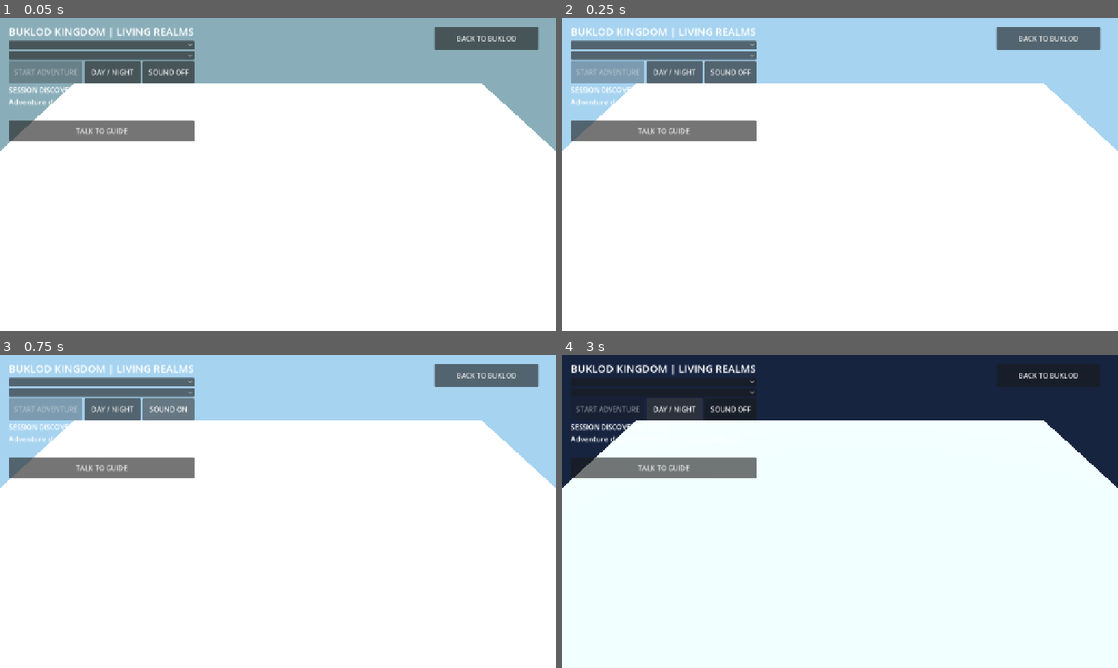
Above: before the commit, frames 1-4 (two rows, left to right).
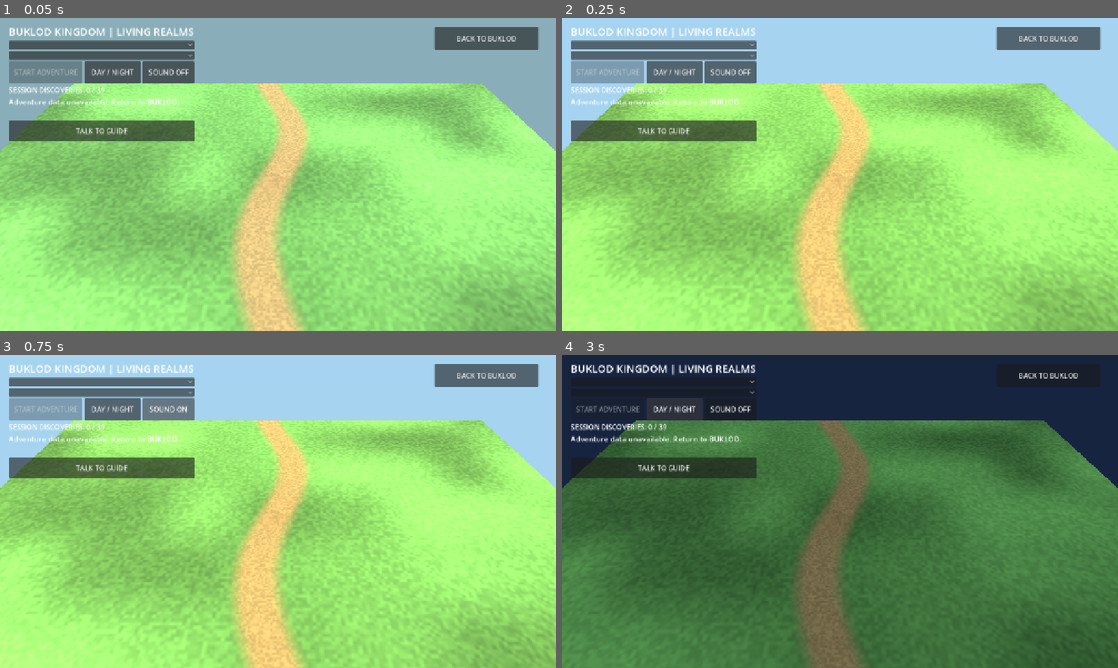
Above: after the commit, the same moments.

Repository: faust-0612/BUKLOD-Rork
Game: Godot game, scene res://scenes/LivingKingdom.tscn
The game is run twice, just before and just after one commit, with the same random seed, the same clock (stepped at 60 frames per second) and the same inputs. This scene is started directly instead of the project's main scene.
Inputs:
- Up to frame 1 (0.05 s): no input
- Up to frame 2 (0.25 s): no input
- Up to frame 3 (0.75 s): click "SOUND OFF" at 0.5 s
- Up to frame 4 (3 s): click "SOUND ON" at 1.25 s; click "TALK TO GUIDE" at 2 s; click "DAY / NIGHT" at 2.75 s

The runs differ from the first frame. In frame 1, 76% of the frame differs, in the area x 0-100%, y 20-100%; in frame 2, 76%; in frame 3, 76%; in frame 4, 76%.

Commit message:
feat(kingdom): original environment mesh and surface art, distinct silhouettes and live animation cues

Diff:
--- /dev/null
+++ b/godot/empire-arena/scripts/kingdom_original_environment.gd
@@ -0,0 +1,97 @@
+## Original procedural geometry. No image backdrop or imported prop required.
+extends Node3D
+var clock := 0.0
+var flow: MeshInstance3D
+var water: StandardMaterial3D
+var crystal_nodes: Array[MeshInstance3D] = []
+var palette := Color("#8bb976")
+func _material(color: Color, rough: float = 0.75, metallic: float = 0.0) -> StandardMaterial3D:
+    var mat := StandardMaterial3D.new()
+    mat.albedo_color = color
+    mat.roughness = rough
+    mat.metallic = metallic
+    return mat
+func _mesh(parent: Node3D, shape: Mesh, at: Vector3, mat: Material, scale_value: Vector3 = Vector3.ONE) -> MeshInstance3D:
+    var n := MeshInstance3D.new()
+    n.mesh = shape
+    n.position = at
+    n.material_override = mat
+    n.scale = scale_value
+    parent.add_child(n)
+    return n
+func _cone(radius: float, height: float, sides: int = 12) -> CylinderMesh:
+    var shape := CylinderMesh.new()
+    shape.top_radius = 0.04
+    shape.bottom_radius = radius
+    shape.height = height
+    shape.radial_segments = sides
+    return shape
+func _tree(at: Vector3, size: float, seed: int, winter: bool) -> void:
+    var trunk := CylinderMesh.new()
+    trunk.top_radius = 0.12
+    trunk.bottom_radius = 0.24
+    trunk.height = 2.8
+    trunk.radial_segments = 10
+    _mesh(self, trunk, at + Vector3(0, 1.4*size, 0), _material(Color("#6a4730")), Vector3.ONE*size)
+    for layer in range(3):
+        var col := Color("#d2e5ec") if winter else palette.darkened(0.23 - layer*0.08)
+        var n := _mesh(self, _cone(1.25 - 0.25*layer, 2.0, 14), at + Vector3(0, (2.2 + 0.78*layer)*size, 0), _material(col), Vector3.ONE*size)
+        n.rotation.y = float(seed + layer)*0.51
+func _spire(at: Vector3, size: float, tint: Color) -> void:
+    var rock := PrismMesh.new()
+    rock.size = Vector3(0.9, 2.4, 0.8)
+    var material := _material(tint, 0.32, 0.25)
+    material.emission_enabled = true
+    material.emission = tint
+    material.emission_energy_multiplier = 0.12
+    var n := _mesh(self, rock, at + Vector3(0,size*1.2,0), material, Vector3.ONE*size)
+    crystal_nodes.append(n)
+func _tower(at: Vector3, tint: Color, size: float) -> void:
+    var block := CylinderMesh.new()
+    block.top_radius = 0.9
+    block.bottom_radius = 1.1
+    block.height = 3.9
+    block.radial_segments = 10
+    _mesh(self,block,at+Vector3(0,1.95*size,0),_material(tint),Vector3.ONE*size)
+    _mesh(self,_cone(1.35,1.8,10),at+Vector3(0,4.55*size,0),_material(tint.darkened(0.35)),Vector3.ONE*size)
+    var band := TorusMesh.new()
+    band.inner_radius = 0.88
+    band.outer_radius = 1.06
+    band.rings = 16
+    band.ring_segments = 8
+    _mesh(self,band,at+Vector3(0,3.45*size,0),_material(Color("#cfad65"),0.37,0.55),Vector3.ONE*size)
+func build(profile: Dictionary) -> void:
+    palette = Color(str(profile.get("ground","#8bb976"))).lightened(0.15)
+    var accent := Color(str(profile.get("accent","#ffe1a0")))
+    var layout := int(profile.get("layout",0))
+    var winter := layout == 1 or layout == 5
+    # Perimeter terrain and geometry stay outside the traversable mission area.
+    for i in range(8):
+        var side := -1.0 if i < 4 else 1.0
+        var at := Vector3(side*(15.0+float(i%2)),0,-12.0+float(i%4)*7.0)
+        if layout in [1,4,8,12]:
+            _spire(at,1.0+float(i%3)*0.28,accent)
+        elif layout in [2,3,5,10]:
+            _tower(at,palette.lightened(0.30),0.82+float(i%3)*0.14)
+        else:
+            _tree(at,0.95+float(i%3)*0.12,i+layout,winter)
+    # Original mountain silhouettes beyond the far perimeter.
+    for i in range(5):
+        var peak := _cone(4.8+float(i%2)*0.7,7.0+float((i+layout)%3)*1.7,9)
+        _mesh(self,peak,Vector3(-22.0+i*11.0,2.0,-18.0),_material(palette.darkened(0.26)),Vector3(1,1,0.65))
+    if layout in [1,7,11]:
+        var pool := PlaneMesh.new()
+        pool.size = Vector2(13.0,3.5)
+        water = _material(Color("#3d9eae"),0.26,0.16)
+        water.emission_enabled = true
+        water.emission = Color("#164f68")
+        water.emission_energy_multiplier = 0.25
+        flow = _mesh(self,pool,Vector3(0,0.015,-15.4),water)
+    else:
+        _tower(Vector3(0,0,-15.0),palette.lightened(0.33),1.15)
+func _process(delta: float) -> void:
+    clock += minf(delta,0.05)
+    if water != null:
+        water.albedo_color = Color("#3d9eae").lerp(Color("#83c8d0"),0.12+0.1*sin(clock*1.9))
+    for i in range(crystal_nodes.size()):
+        crystal_nodes[i].rotation.y = clock*0.19+i*0.4
--- a/godot/empire-arena/scripts/living_kingdom.gd
+++ b/godot/empire-arena/scripts/living_kingdom.gd
@@ -27,7 +27,9 @@
 var guide_anim: AnimationPlayer
 var motion_clip := ""
 var footstep_time := 0.0
-var ground_material: StandardMaterial3D
+var action_hold := 0.0
+var ambient_player: AudioStreamPlayer
+var ground_material: ShaderMaterial
 var realm_environment: Environment
 var guide_notice: Label
 var talk_button: Button
@@ -61,8 +63,8 @@
     var plane := PlaneMesh.new()
     plane.size = Vector2(55, 38)
     floor.mesh = plane
-    ground_material = StandardMaterial3D.new()
-    ground_material.roughness = 0.92
+    ground_material = ShaderMaterial.new()
+    ground_material.shader = load("res://shaders/kingdom_original_ground.gdshader")
     floor.material_override = ground_material
     floor.position.y = -0.04
     add_child(floor)
@@ -111,6 +113,9 @@
     sound_player = AudioStreamPlayer.new()
     sound_player.volume_db = -13.0
     add_child(sound_player)
+    ambient_player = AudioStreamPlayer.new()
+    ambient_player.volume_db = -24.0
+    add_child(ambient_player)
 
 func _set_guide(id: String) -> void:
     for child in guide.get_children():
@@ -135,7 +140,7 @@
             break
 
 func _play_avatar_animation(desired: String) -> void:
-    if player == null or desired == motion_clip:
+    if player == null or desired == motion_clip or (action_hold > 0.0 and desired in ["Idle","Walk","Run"]):
         return
     for candidate in player.find_children("*", "AnimationPlayer", true, false):
         if candidate is AnimationPlayer:
@@ -166,20 +171,15 @@
     sound_button.text = "SOUND ON" if sound_enabled else "SOUND OFF"
     if not sound_enabled:
         sound_player.stop()
+        ambient_player.stop()
     else:
+        var raw := FileAccess.get_file_as_bytes("res://kingdom-original/audio/ambience.wav")
+        var ambient := AudioStreamWAV.load_from_buffer(raw)
+        if ambient != null:
+            ambient.loop_mode = AudioStreamWAV.LOOP_FORWARD
+            ambient_player.stream = ambient
+            ambient_player.play()
         _play_original_sound("guide")
-
-func _realm_prop(id: String, at: Vector3, size: float, angle: float) -> void:
-    if realm_visuals.get_child_count() >= 20:
-        return
-    var template: Node3D = _model(id)
-    if template == null:
-        return
-    var prop: Node3D = template.duplicate()
-    prop.position = at
-    prop.scale = Vector3.ONE * size
-    prop.rotation.y = angle
-    realm_visuals.add_child(prop)
 
 func _apply_realm_visuals() -> void:
     if realm_index < 0 or realm_index >= realms.size():
@@ -191,19 +191,13 @@
         realm_visuals.queue_free()
     realm_visuals = Node3D.new()
     add_child(realm_visuals)
-    ground_material.albedo_color = Color(str(realm_profile.get("ground", "#6b8b45")))
+    ground_material.set_shader_parameter("ground_color", Color(str(realm_profile.get("ground", "#6b8b45"))))
+    ground_material.set_shader_parameter("realm_seed", float(realm_profile.get("layout", 0)))
     var accent := Color(str(realm_profile.get("accent", "#ffe1a0")))
-    var props: Array = realm_profile.get("props", [])
     var layout := int(realm_profile.get("layout", 0))
-    # Real imported props and varied perimeter arrangements. Keep open mission corridors.
-    if props.size() == 4:
-        for i in range(12):
-            var side := -1.0 if i < 6 else 1.0
-            var z := -13.0 + float(i % 6) * 5.2
-            var x := side * (13.0 + float((i + layout) % 3))
-            _realm_prop(str(props[(i + layout) % 4]), Vector3(x, 0, z), 1.5 + float((i + layout) % 3) * 0.3, float(i + layout) * 0.54)
-        for i in range(3):
-            _realm_prop(str(props[i]), Vector3(-8.0 + i * 8.0, 0, -15.0), 1.8, float(layout) * 0.3)
+    var original_environment = load("res://scripts/kingdom_original_environment.gd").new()
+    realm_visuals.add_child(original_environment)
+    original_environment.build(realm_profile)
     # Different layouts, all within visible traversable ground. Phan retains original coordinates.
     var angle := 0.0 if str(realm.get("id")) == "phan" else float(layout) * 0.48
     for i in range(TARGETS.size()):
@@ -325,6 +319,8 @@
         guide_notice.text = "Walk to the guide to talk."
         return
     guide_talking = true
+    _play_avatar_animation("Interact")
+    action_hold = 1.1
     _play_original_sound("guide")
     guide_notice.text = str(realm_profile.get("dialogue", ""))
 
@@ -405,6 +401,9 @@
         get_viewport().set_input_as_handled()
 
 func _process(delta: float) -> void:
+    action_hold = maxf(0.0, action_hold - delta)
+    if player.position.distance_to(destination) > 0.3:
+        action_hold = 0.0
     super._process(delta)
     if sky_auto:
         day_phase = fposmod(day_phase + minf(delta, 0.05) / 240.0, 1.0)
@@ -429,9 +428,13 @@
     pending_target = -1
     if index == 3:
         if quest.finish(player.position.distance_to(START)):
+            _play_avatar_animation("Celebrate")
+            action_hold = 1.4
             _play_original_sound("complete")
     else:
         if quest.visit(index, player.position.distance_to(mission_targets[index])):
+            _play_avatar_animation("Interact")
+            action_hold = 1.1
             _play_original_sound("return" if quest.phase == "return" else "discover")
     _update_quest_status()
 
@@ -464,7 +467,7 @@
     result["phase"] = quest.phase
     result["local_completed"] = quest.completed.duplicate()
     result["biome"] = realm_profile.get("biome", "")
-    result["realm_props"] = realm_visuals.get_child_count() if realm_visuals != null else 0
+    result["realm_props"] = realm_visuals.get_child(0).get_child_count() if realm_visuals != null and realm_visuals.get_child_count() > 0 else 0
     result["guide_ready"] = guide != null and guide.get_child_count() > 0 and guide_anim != null
     result["original_avatar"] = player != null and player.get_child_count() > 0
     result["guide_near"] = guide_near
--- /dev/null
+++ b/godot/empire-arena/shaders/kingdom_original_ground.gdshader
@@ -0,0 +1,19 @@
+shader_type spatial;
+render_mode cull_back;
+uniform vec4 ground_color : source_color = vec4(0.30,0.48,0.23,1.0);
+uniform vec4 trail_color : source_color = vec4(0.62,0.48,0.31,1.0);
+uniform float realm_seed = 0.0;
+varying vec3 world_pos;
+float hash21(vec2 p){return fract(sin(dot(p,vec2(127.1,311.7)))*43758.5453);}
+float noise2(vec2 p){vec2 i=floor(p),f=fract(p);vec2 u=f*f*(3.0-2.0*f);return mix(mix(hash21(i),hash21(i+vec2(1,0)),u.x),mix(hash21(i+vec2(0,1)),hash21(i+vec2(1,1)),u.x),u.y);}
+void vertex(){world_pos=(MODEL_MATRIX*vec4(VERTEX,1.0)).xyz;}
+void fragment(){
+ vec2 p=world_pos.xz;
+ float broad=noise2(p*0.15+realm_seed), detail=noise2(p*3.8+realm_seed);
+ float path=1.0-smoothstep(0.8,2.25,abs(p.x+sin(p.y*0.22+realm_seed)*1.6));
+ float stone=noise2(p*7.0);
+ vec3 soil=ground_color.rgb*(0.67+0.45*broad+0.18*detail);
+ vec3 trail=trail_color.rgb*(0.76+0.23*stone);
+ ALBEDO=mix(soil,trail,path*0.82);
+ ROUGHNESS=0.93; NORMAL_MAP=vec3(0.5+(detail-0.5)*0.14,0.5+(stone-0.5)*0.13,1.0); NORMAL_MAP_DEPTH=0.42;
+}
